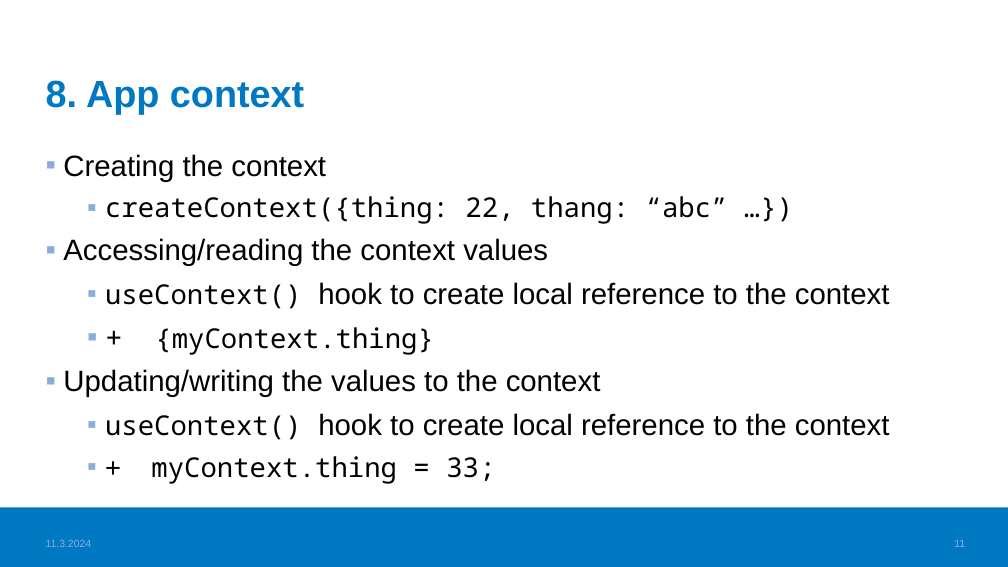
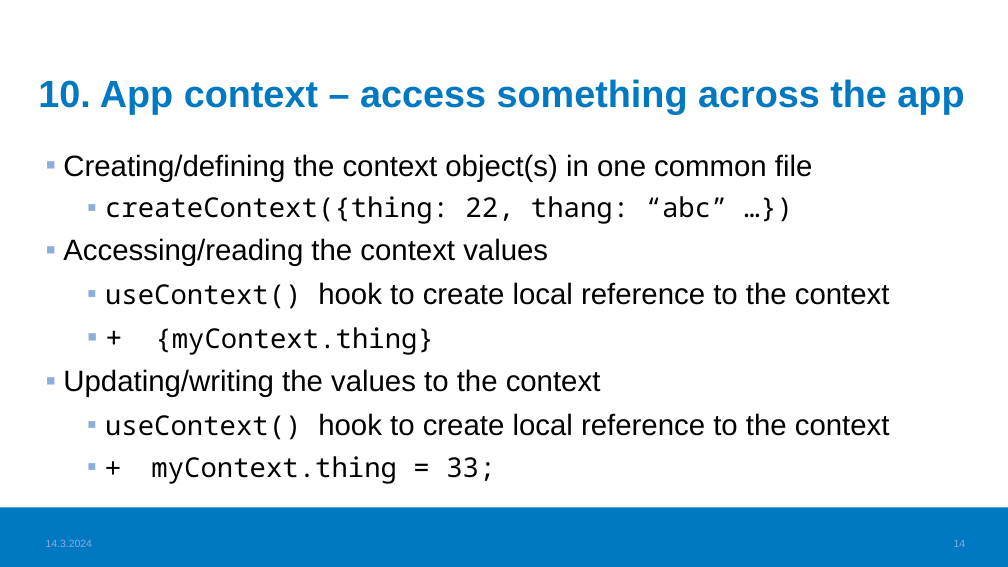
Before and after one commit to haagahelia/ohke-teknologiat, a slide deck: slide 14 of 05_frontend/Frontend_VideoTopics.pptx (slide 11 before the commit). Drawn at 1008x567 pixels with LibreOffice and Linux fonts; fonts in the diff are those of the drawing; background and template pictures are left out. Boxes give left, top, right and bottom in pixels: in the first picture for what was removed or moved away, otherwise in the second. Text is boxed around its words. In the diff, an @@ line names an element or a change of style, - is before the commit and + after.

```diff
--- a/05_frontend/Frontend_VideoTopics.pptx
+++ b/05_frontend/Frontend_VideoTopics.pptx
@@ title at <box>38,79,964,114</box>: text changed @@
-8. App context
+10. App context – access something across the app
@@ text at <box>63,154,813,181</box>: text changed @@
-▪ Creating the context
+▪ Creating/defining the context object(s) in one common file
@@ text at <box>46,539,93,547</box>: text changed @@
-11.3.2024
+14.3.2024
@@ page number at <box>954,540,966,547</box>: text changed @@
-11
+14
```
Also in this commit, not shown: 16 other slides changed, 1 other file.
